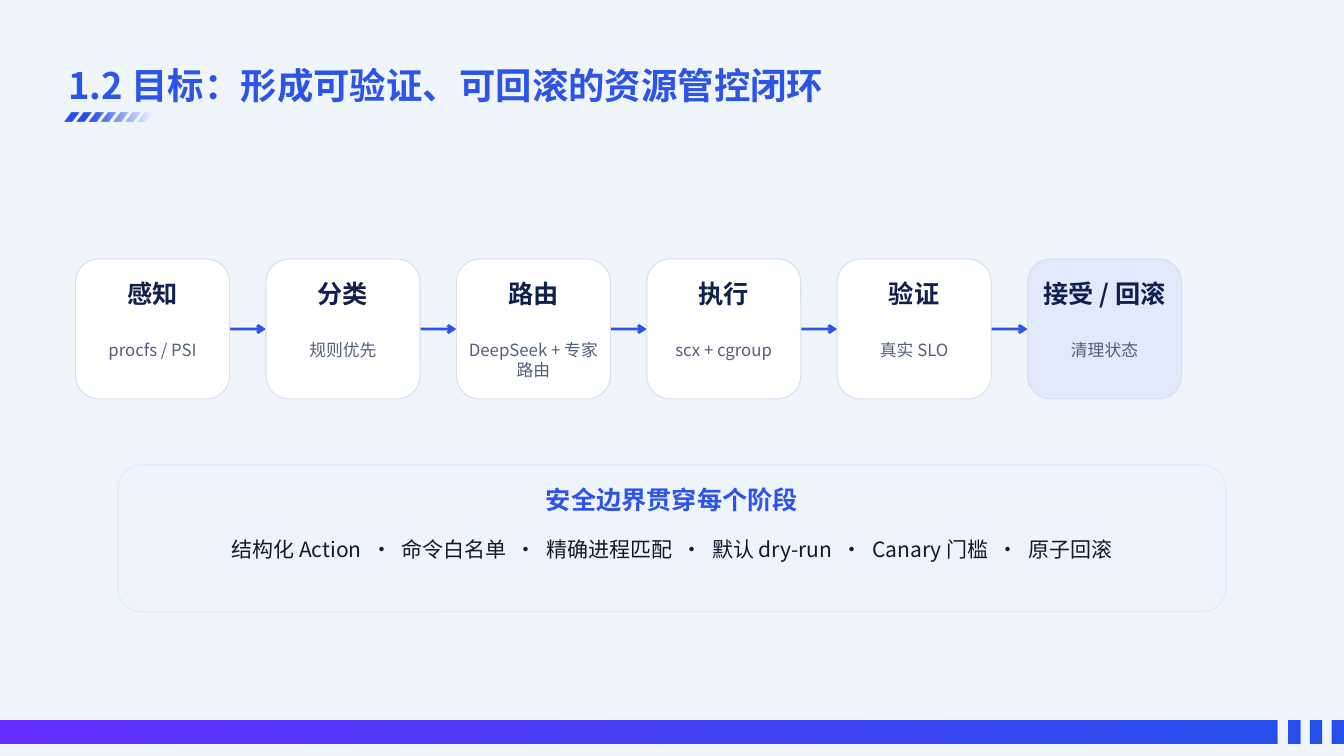
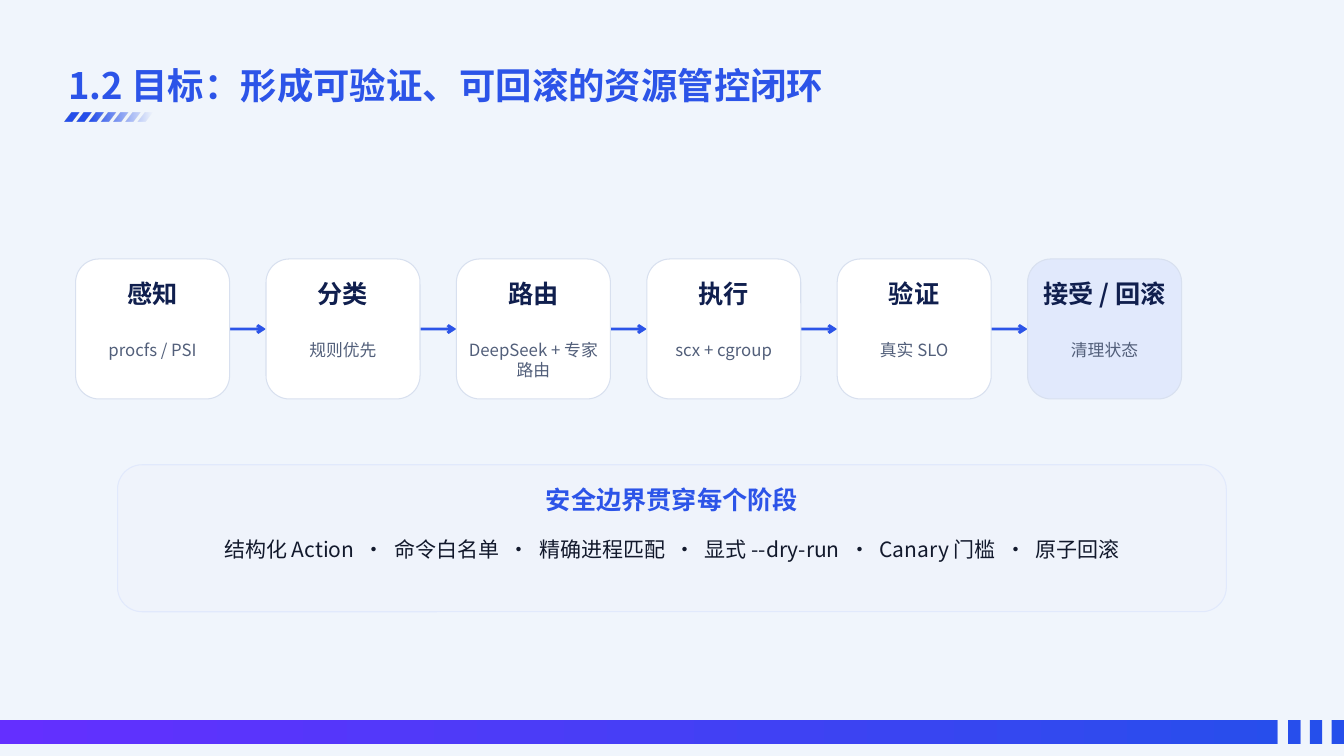
Before and after one commit to SuperGh2233/SchedX-Agent, a slide deck: slide 5 of SchedX-Agent_项目介绍.pptx. Drawn at 1344x756 pixels with LibreOffice and Linux fonts; fonts in the diff are those of the drawing; background and template pictures are left out. Boxes give left, top, right and bottom in pixels: in the first picture for what was removed or moved away, otherwise in the second. Text is boxed around its words. In the diff, an @@ line names an element or a change of style, - is before the commit and + after.

```diff
--- a/SchedX-Agent_项目介绍.pptx
+++ b/SchedX-Agent_项目介绍.pptx
@@ text at (224, 539, 1120, 562): text changed @@
-结构化 Action · 命令白名单 · 精确进程匹配 · 默认 dry-run · Canary 门槛 · 原子回滚
+结构化 Action · 命令白名单 · 精确进程匹配 · 显式 --dry-run · Canary 门槛 · 原子回滚
```
Also in this commit, not shown: 2 other slides changed, 4 other files.
